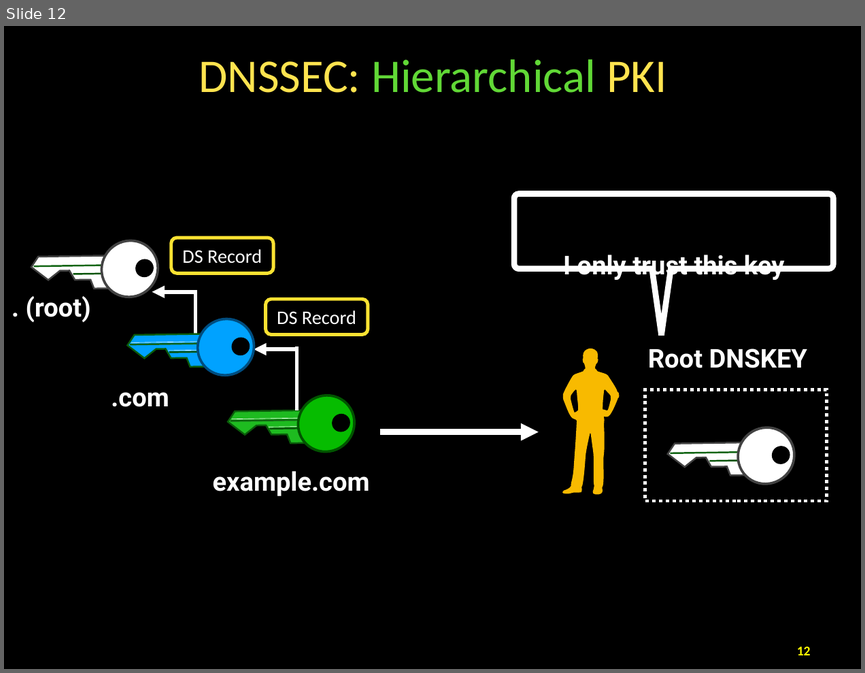
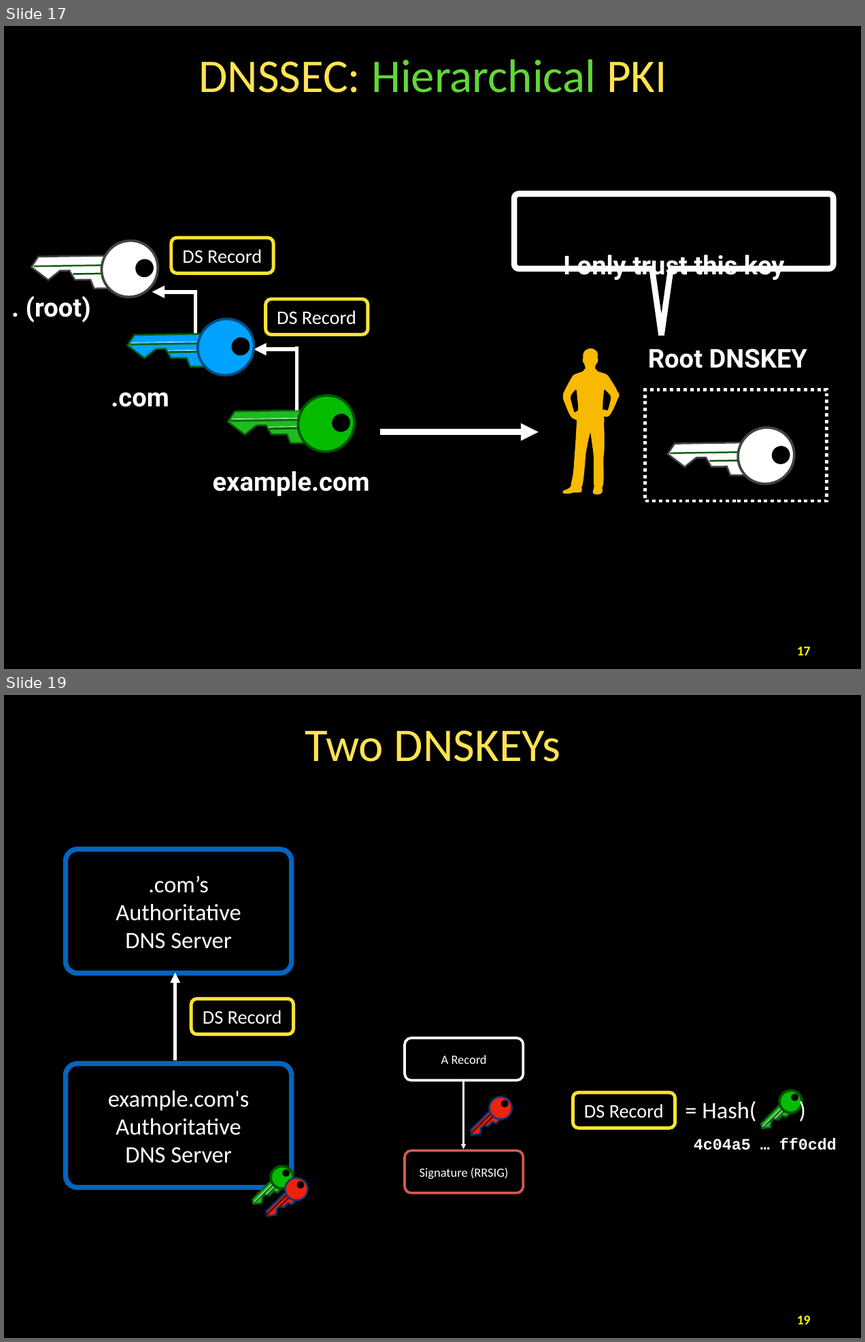
Before and after one commit to taejoong/taejoong.github.io, a slide deck: courses/csci-351/handouts/18-DNSSEC.pptx. Shown one above the other, each under a label of ours: slide 12 before the commit, slides 17 and 19 after it; the slides between them are not shown. The pictures are 865x673 and 865x1342 pixels, drawn with LibreOffice and Linux fonts; fonts in the diff are those of the drawing. Boxes give left, top, right and bottom in pixels: in the first picture for what was removed or moved away, otherwise in the second. Text is boxed around its words. In the diff, an @@ line names an element or a change of style, - is before the commit and + after.

```diff
--- a/courses/csci-351/handouts/18-DNSSEC.pptx
+++ b/courses/csci-351/handouts/18-DNSSEC.pptx
@@ slide 19 added at <box>4,695,861,1338</box>, background #000000 @@
@@ title added at <box>305,730,561,762</box>, 56 pt, text #FFE44F @@
+Two DNSKEYs
@@ rounded rectangle added at <box>65,849,292,973</box>, fill #000000, outline #0365C0 6 pt, 28 pt, text #FFFFFF @@
+.com’s
+Authoritative
+DNS Server
@@ arrow added from (175, 1060) to (175, 972), #FFFFFF 4 pt @@
@@ rounded rectangle added at <box>192,999,294,1034</box>, fill #000000, outline #FAE232 4 pt, 23 pt, text #FFFFFF @@
+DS Record
@@ rounded rectangle added at <box>405,1038,524,1080</box>, outline #FFFFFF 3 pt, 15 pt, text #FFFFFF @@
+A Record
@@ rounded rectangle added at <box>65,1063,292,1187</box>, fill #000000, outline #0365C0 6 pt, 28 pt, text #FFFFFF @@
+example.com's
+Authoritative
+DNS Server
@@ arrow added from (463, 1081) to (463, 1149), #FFFFFF 2 pt @@
@@ group added at <box>470,1097,512,1135</box>: 2 lines, 1 freeform shape, 1 ellipse @@
@@ ellipse added at <box>501,1100,509,1107</box>, fill #000000 @@
@@ rounded rectangle added at <box>572,1092,675,1127</box>, fill #000000, outline #FAE232 4 pt, 23 pt, text #FFFFFF @@
+DS Record
@@ group added at <box>694,1090,836,1150</box>: 4 lines, 2 ellipses, 2 texts, 1 freeform shape @@
+= Hash( )
+4c04a5 … ff0cdd
@@ rounded rectangle added at <box>405,1151,524,1193</box>, outline #D45954 3 pt, 15 pt, text #FFFFFF @@
+Signature (RRSIG)
@@ group added at <box>252,1166,293,1204</box>: 4 lines, 2 ellipses, 1 freeform shape @@
@@ group added at <box>266,1178,308,1216</box>: 2 lines, 2 ellipses, 1 freeform shape @@
@@ page number added at <box>797,1315,810,1324</box>, 16 pt, text #FFFB00, bold @@
+19
@@ what was slide 12 is now slide 17 @@
@@ page number at <box>797,646,810,655</box>: text changed @@
-12
+17
```
Also in this commit, not shown: 6 slides changed, 21 other slides added, 1 other file.
